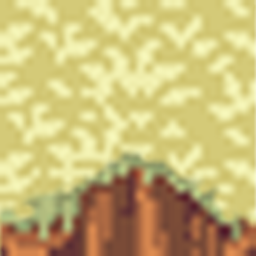
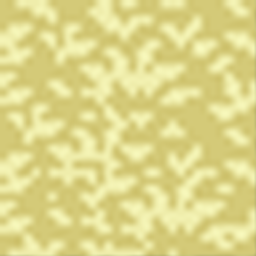
Before/after of a 256 x 256 layered artwork. What changed in the layer stack:
hid group "transition_rochers" (4 layers) over left=0, top=0, right=256, bottom=256
added group "transition_ombre" with 5 layers above "ombre" over left=0, top=0, right=256, bottom=256
showed "herbe" over left=0, top=0, right=256, bottom=256
